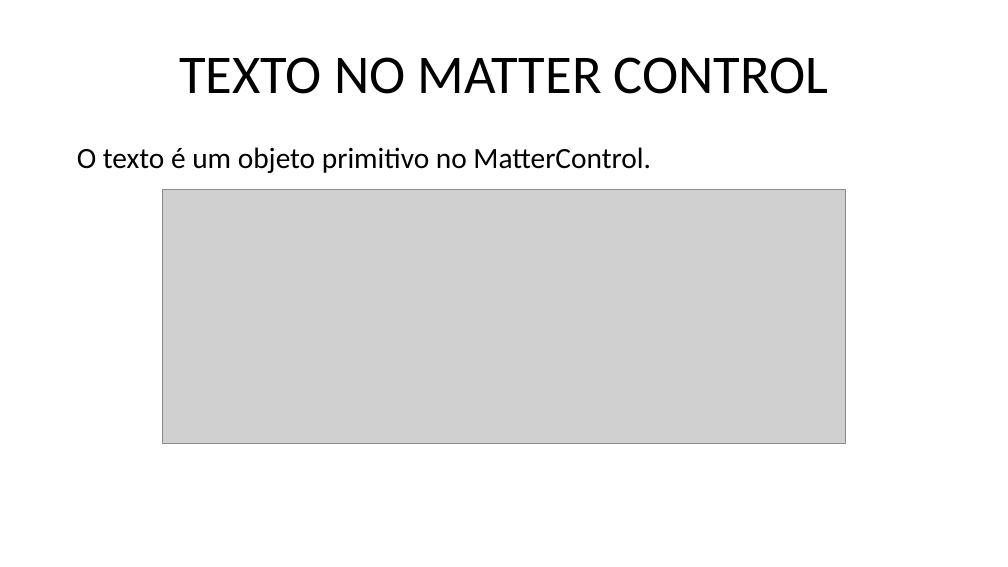
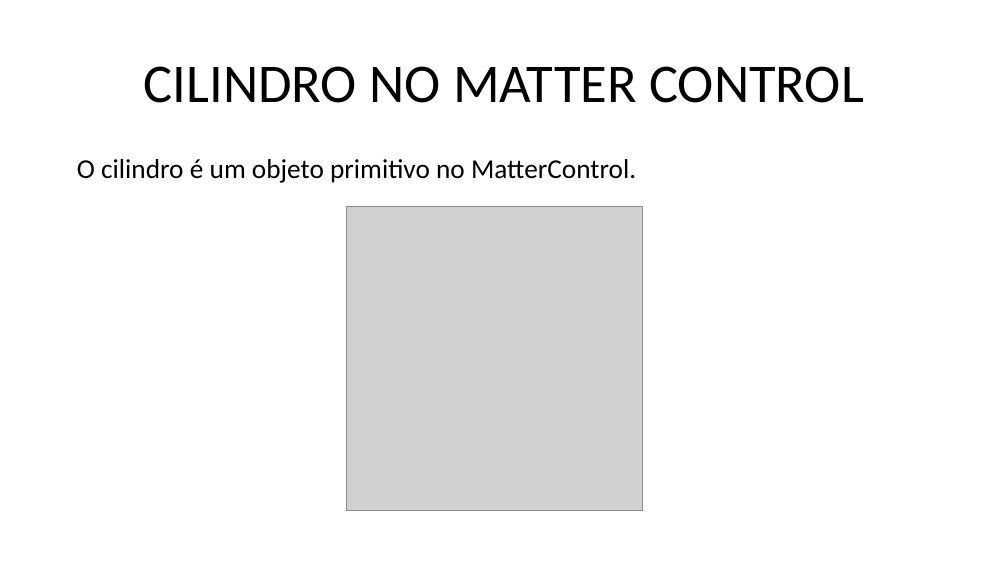
Before and after one commit to marcosdosea/ManualImpessora3D, a slide deck: slide 17 of Curso/Fundamentos de impressão 3D - Objetos.pptx (slide 16 before the commit). Drawn at 1008x567 pixels with LibreOffice and Linux fonts; fonts in the diff are those of the drawing; grey boxes stand for pictures. Boxes give left, top, right and bottom in pixels: in the first picture for what was removed or moved away, otherwise in the second. Text is boxed around its words. In the diff, an @@ line names an element or a change of style, - is before the commit and + after.

```diff
--- a/Curso/Fundamentos de impressão 3D - Objetos.pptx
+++ b/Curso/Fundamentos de impressão 3D - Objetos.pptx
@@ title at (144,66,864,103): text changed @@
-TEXTO NO MATTER CONTROL
+CILINDRO NO MATTER CONTROL
@@ text at (77,159,636,183): text changed; size 28 to 26 pt @@
-O texto é um objeto primitivo no MatterControl.
+O cilindro é um objeto primitivo no MatterControl.
@@ picture removed at (163,190,846,443) @@
@@ picture added at (346,206,643,510) @@
```
Also in this commit, not shown: 15 other slides changed, 7 slides added, 6 other files.
